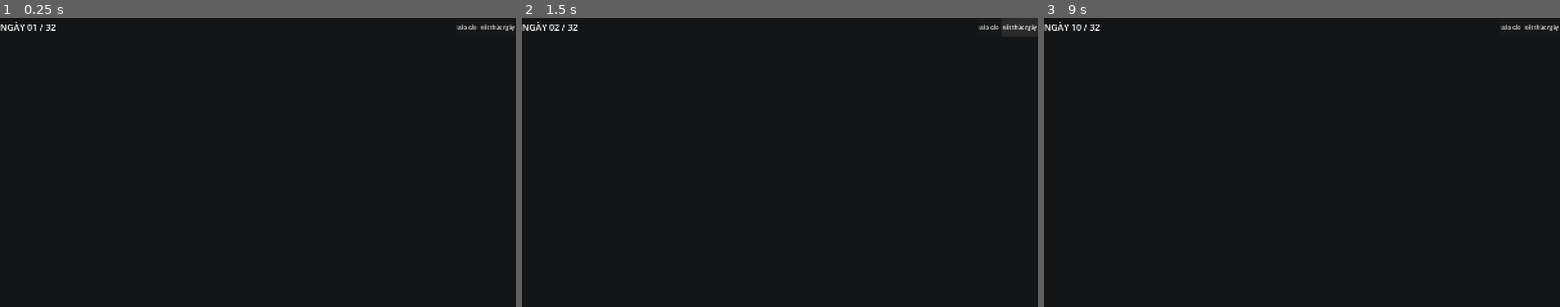
Above: before the commit, frames 1-3 (left to right).
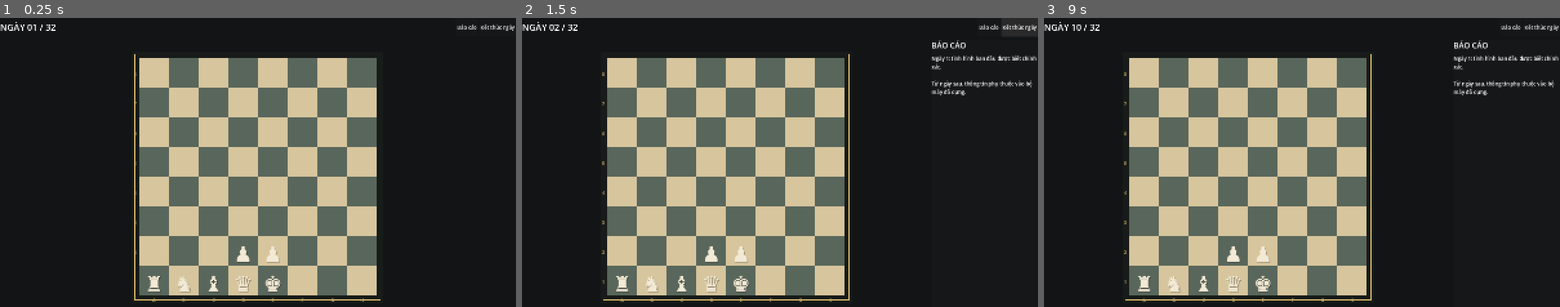
Above: after the commit, the same moments.

Repository: LonelyChromosome/demoX
Game: Godot game, scene res://src/app/main.tscn
Same seed, same stepped clock (60 frames per second), same inputs: the game is played once before the commit and once after it.
Inputs (mouse positions are in pixels of both pictures, inside the frame that each line leads up to):
- Up to frame 1 (0.25 s): no input
- Up to frame 2 (1.5 s): click "Báo cáo" at 0.5 s; click "Kết thúc ngày" at 1.25 s
- Up to frame 3 (9 s): click "Báo cáo" at 2 s; click "Kết thúc ngày" at 2.75 s; click "Báo cáo" at 3.5 s; click "Kết thúc ngày" at 4.25 s; tap Enter at 5, 6.5, 8 s; move the mouse to (1415, 148) at 5.02 s; click (1415, 148) at 5.17 s; tap Space at 5.75, 7.25, 8.75 s; drag from (1198, 176) to (1276, 220) at 5.77 s; move the mouse to (1353, 98) at 6.52 s; click (1353, 98) at 6.67 s; drag from (1276, 220) to (1147, 119) at 7.27 s; move the mouse to (1456, 205) at 8.02 s; click (1456, 205) at 8.17 s; drag from (1147, 119) to (1224, 90) at 8.77 s

The runs differ from the first frame. In frame 1, 38% of the frame differs, in the area x 26-74%, y 12-99%; in frame 2, 39%, in the area x 15-100%, y 7-99%; in frame 3, 39%.
Error before the commit: Parse Error: Cannot infer the type of "tile" variable because the value doesn't have a set type. (res://src/board/board_view.gd:27)

Commit message:
feat: render interactive chess board and ghosts

Diff:
--- a/src/board/board_view.gd
+++ b/src/board/board_view.gd
@@ -1,42 +1,109 @@
 class_name BoardView
 extends Control
 
-signal cell_clicked(cell: Vector2i)
+signal cell_pressed(cell: Vector2i)
+signal cell_released(cell: Vector2i)
 
 const BOARD_SIZE := 8
-const LIGHT := Color("cdbb91")
-const DARK := Color("5d584d")
-const BORDER := Color("211f1c")
+const LIGHT := Color("d7c59d")
+const DARK := Color("59665b")
+const BORDER := Color("171b19")
+const GOLD := Color("d9b86c")
+const PLAYER_PIECE := Color("f3ead5")
+const ENEMY_PIECE := Color("242826")
+const GHOST_TINT := Color(0.55, 0.86, 1.0, 0.48)
+
+const PIECE_GLYPHS := {
+	GameEnums.Rank.KING: "♚",
+	GameEnums.Rank.QUEEN: "♛",
+	GameEnums.Rank.ROOK: "♜",
+	GameEnums.Rank.KNIGHT: "♞",
+	GameEnums.Rank.BISHOP: "♝",
+	GameEnums.Rank.PAWN: "♟",
+}
 
 var selected_cell := Vector2i(-1, -1)
-var ghost_cells: Array[Vector2i] = []
+var units: Dictionary = {}
+var selected_unit_id := ""
+var invalid_cell := Vector2i(-1, -1)
+var invalid_flash_left := 0.0
+
 
 func _ready() -> void:
 	mouse_filter = Control.MOUSE_FILTER_STOP
 	queue_redraw()
 
+
+func present(current_units: Dictionary, current_selected_unit_id: String) -> void:
+	units = current_units
+	selected_unit_id = current_selected_unit_id
+	selected_cell = Vector2i(-1, -1)
+	var selected := units.get(selected_unit_id) as UnitState
+	if selected != null:
+		selected_cell = selected.board_cell
+	queue_redraw()
+
+
 func _gui_input(event: InputEvent) -> void:
-	if event is InputEventMouseButton and event.button_index == MOUSE_BUTTON_LEFT and event.pressed:
+	if event is InputEventMouseButton and event.button_index == MOUSE_BUTTON_LEFT:
 		var cell := screen_to_cell(event.position)
-		if is_inside(cell):
-			selected_cell = cell
-			cell_clicked.emit(cell)
-			queue_redraw()
+		if not is_inside(cell):
+			return
+		if event.pressed:
+			cell_pressed.emit(cell)
+		else:
+			cell_released.emit(cell)
+
+
+func flash_invalid_cell(cell: Vector2i) -> void:
+	invalid_cell = cell
+	invalid_flash_left = 0.22
+	set_process(true)
+	queue_redraw()
+
+
+func _process(delta: float) -> void:
+	invalid_flash_left -= delta
+	if invalid_flash_left <= 0.0:
+		invalid_cell = Vector2i(-1, -1)
+		set_process(false)
+	queue_redraw()
+
 
 func screen_to_cell(local_pos: Vector2) -> Vector2i:
-	var tile := min(size.x, size.y) / float(BOARD_SIZE)
-	var origin := Vector2((size.x - tile * BOARD_SIZE) * 0.5, (size.y - tile * BOARD_SIZE) * 0.5)
+	var geometry := _board_geometry()
+	var tile: float = geometry.tile
+	var origin: Vector2 = geometry.origin
 	var p := local_pos - origin
 	return Vector2i(floori(p.x / tile), floori(p.y / tile))
+
 
 func is_inside(cell: Vector2i) -> bool:
 	return cell.x >= 0 and cell.y >= 0 and cell.x < BOARD_SIZE and cell.y < BOARD_SIZE
 
+
+func _board_geometry() -> Dictionary:
+	var available := Vector2(maxf(size.x - 92.0, 0.0), maxf(size.y - 92.0, 0.0))
+	var tile := floorf(minf(available.x, available.y) / float(BOARD_SIZE))
+	var board_px := tile * BOARD_SIZE
+	var origin := Vector2(
+		floorf((size.x - board_px) * 0.5), floorf((size.y - board_px) * 0.5 + 10.0)
+	)
+	return {"tile": tile, "board_px": board_px, "origin": origin}
+
+
 func _draw() -> void:
-	var tile := min(size.x, size.y) / float(BOARD_SIZE)
-	var board_px := tile * BOARD_SIZE
-	var origin := Vector2((size.x - board_px) * 0.5, (size.y - board_px) * 0.5)
-	draw_rect(Rect2(origin - Vector2(5, 5), Vector2(board_px + 10, board_px + 10)), BORDER)
+	var geometry := _board_geometry()
+	var tile: float = geometry.tile
+	var board_px: float = geometry.board_px
+	var origin: Vector2 = geometry.origin
+	if tile <= 0.0:
+		return
+
+	draw_rect(Rect2(origin - Vector2(22, 22), Vector2(board_px + 44, board_px + 44)), BORDER, true)
+	draw_rect(
+		Rect2(origin - Vector2(13, 13), Vector2(board_px + 26, board_px + 26)), GOLD, false, 2.0
+	)
 
 	for y in range(BOARD_SIZE):
 		for x in range(BOARD_SIZE):
@@ -44,6 +111,78 @@
 			draw_rect(rect, LIGHT if (x + y) % 2 == 0 else DARK)
 			var cell := Vector2i(x, y)
 			if cell == selected_cell:
-				draw_rect(rect.grow(-4), Color(1, 1, 1, 0.22), false, 3.0)
-			elif cell in ghost_cells:
-				draw_rect(rect.grow(-5), Color(0.7, 0.85, 1.0, 0.2), true)
+				draw_rect(rect.grow(-4), Color(0.95, 0.78, 0.31, 0.28), true)
+				draw_rect(rect.grow(-5), GOLD, false, 3.0)
+			elif cell == invalid_cell:
+				draw_rect(rect.grow(-4), Color(0.9, 0.18, 0.16, 0.42), true)
+
+	_draw_coordinates(origin, tile, board_px)
+	_draw_units(origin, tile)
+
+
+func _draw_coordinates(origin: Vector2, tile: float, board_px: float) -> void:
+	var font := get_theme_default_font()
+	var font_size := maxi(13, floori(tile * 0.16))
+	for x in range(BOARD_SIZE):
+		var file := String.chr(65 + x)
+		var width := font.get_string_size(file, HORIZONTAL_ALIGNMENT_LEFT, -1, font_size).x
+		draw_string(
+			font,
+			Vector2(origin.x + x * tile + (tile - width) * 0.5, origin.y + board_px + 18),
+			file,
+			HORIZONTAL_ALIGNMENT_LEFT,
+			-1,
+			font_size,
+			GOLD
+		)
+	for y in range(BOARD_SIZE):
+		var rank := str(8 - y)
+		var width := font.get_string_size(rank, HORIZONTAL_ALIGNMENT_LEFT, -1, font_size).x
+		draw_string(
+			font,
+			Vector2(origin.x - width - 9, origin.y + y * tile + tile * 0.58),
+			rank,
+			HORIZONTAL_ALIGNMENT_LEFT,
+			-1,
+			font_size,
+			GOLD
+		)
+
+
+func _draw_units(origin: Vector2, tile: float) -> void:
+	for candidate in units.values():
+		if not (candidate is UnitState) or not is_inside(candidate.board_cell):
+			continue
+		_draw_piece(candidate, candidate.board_cell, origin, tile, false)
+
+	for candidate in units.values():
+		if not (candidate is UnitState) or not is_inside(candidate.planned_cell):
+			continue
+		_draw_piece(candidate, candidate.planned_cell, origin, tile, true)
+
+
+func _draw_piece(
+	unit: UnitState, cell: Vector2i, origin: Vector2, tile: float, ghost: bool
+) -> void:
+	var glyph: String = PIECE_GLYPHS.get(unit.rank, "♟")
+	var font := get_theme_default_font()
+	var font_size := maxi(34, floori(tile * 0.72))
+	var glyph_size := font.get_string_size(glyph, HORIZONTAL_ALIGNMENT_LEFT, -1, font_size)
+	var center := origin + Vector2(cell) * tile + Vector2(tile * 0.5, tile * 0.5)
+	var baseline := center + Vector2(-glyph_size.x * 0.5, glyph_size.y * 0.34)
+	var color := PLAYER_PIECE if unit.faction == GameEnums.Faction.PLAYER else ENEMY_PIECE
+	if ghost:
+		color = GHOST_TINT
+		draw_circle(center, tile * 0.34, Color(0.27, 0.7, 0.92, 0.12))
+		draw_arc(center, tile * 0.35, 0.0, TAU, 48, Color(0.55, 0.86, 1.0, 0.58), 2.0)
+	else:
+		draw_string(
+			font,
+			baseline + Vector2(2, 3),
+			glyph,
+			HORIZONTAL_ALIGNMENT_LEFT,
+			-1,
+			font_size,
+			Color(0, 0, 0, 0.35)
+		)
+	draw_string(font, baseline, glyph, HORIZONTAL_ALIGNMENT_LEFT, -1, font_size, color)
